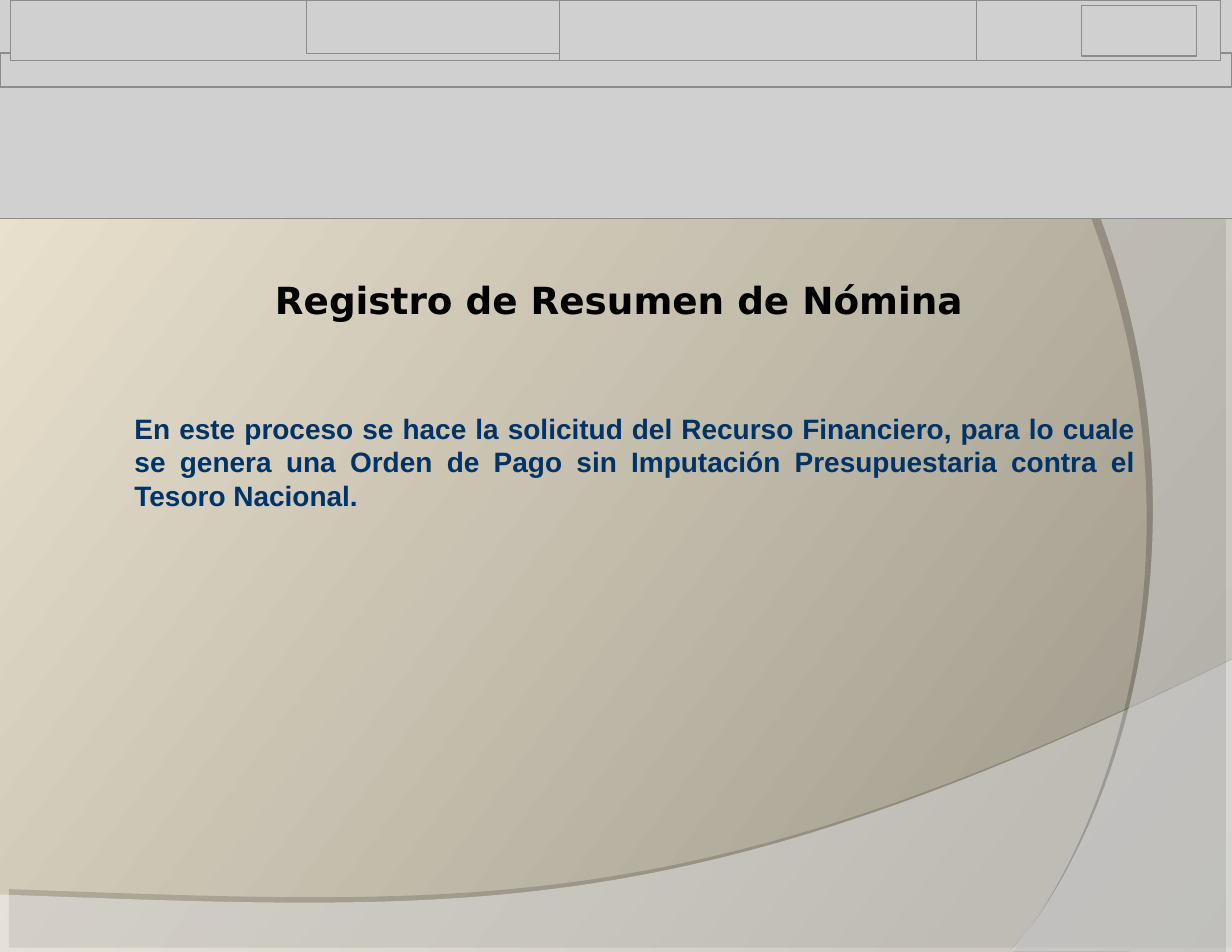
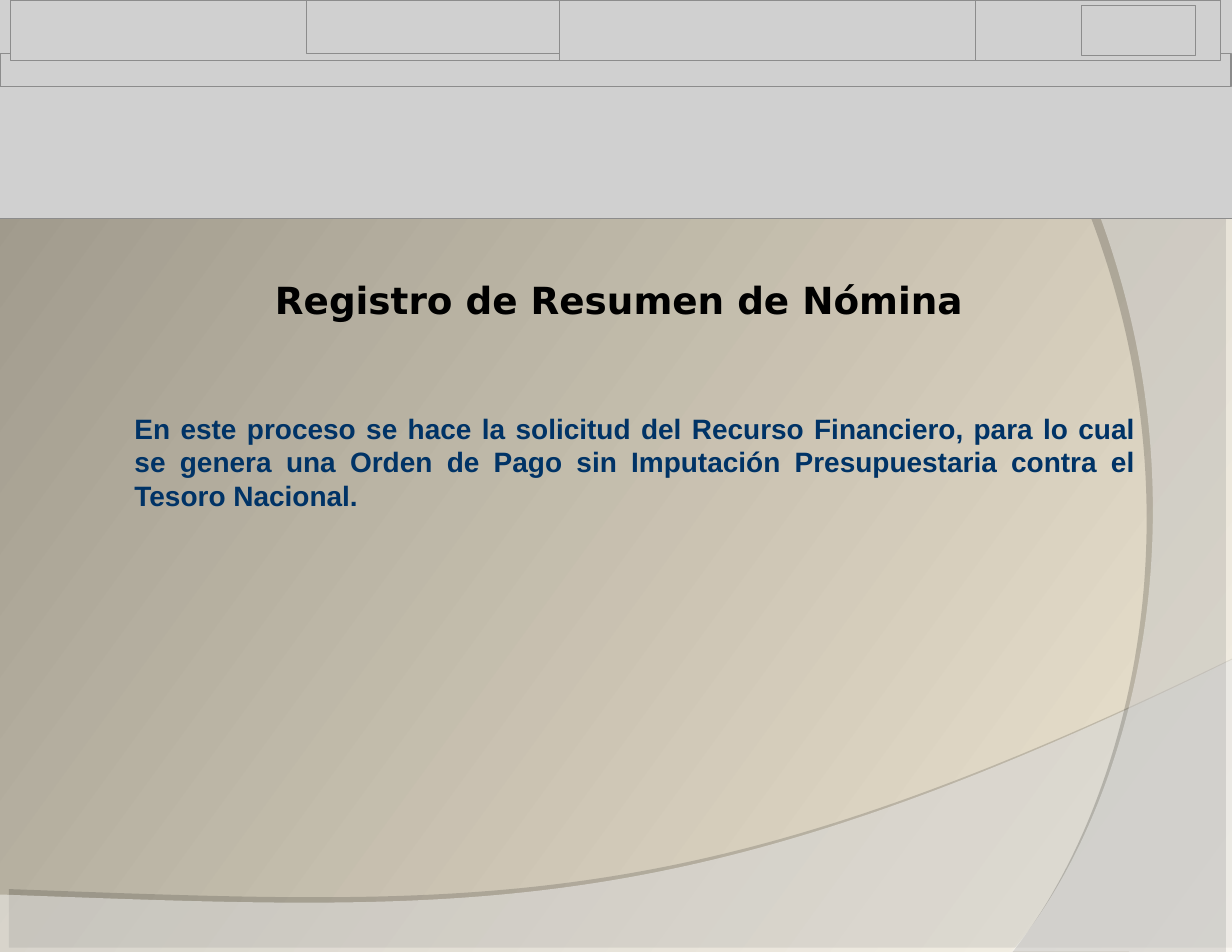
Before and after one commit to alisira/sgf, a slide deck: slide 14 of SOPORTE/Integracion_Sigefirrhh_Sigecof.ppt. Drawn at 1232x952 pixels with LibreOffice and Linux fonts; fonts in the diff are those of the drawing; grey boxes stand for pictures; background and template pictures are left out. Boxes give left, top, right and bottom in pixels: in the first picture for what was removed or moved away, otherwise in the second. Text is boxed around its words. In the diff, an @@ line names an element or a change of style, - is before the commit and + after.

```diff
--- a/SOPORTE/Integracion_Sigefirrhh_Sigecof.ppt
+++ b/SOPORTE/Integracion_Sigefirrhh_Sigecof.ppt
@@ background gradient #9A9487 to #EFE7D3 to gradient #EFE7D3 to #9A9487 @@
@@ text at [134, 418, 1134, 507]: text changed @@
-En este proceso se hace la solicitud del Recurso Financiero, para lo cuale se genera una Orden de Pago sin Imputación Presupuestaria contra el Tesoro Nacional.
+En este proceso se hace la solicitud del Recurso Financiero, para lo cual se genera una Orden de Pago sin Imputación Presupuestaria contra el Tesoro Nacional.
```
Also in this commit, not shown: 22 other slides changed, 4 other files.
